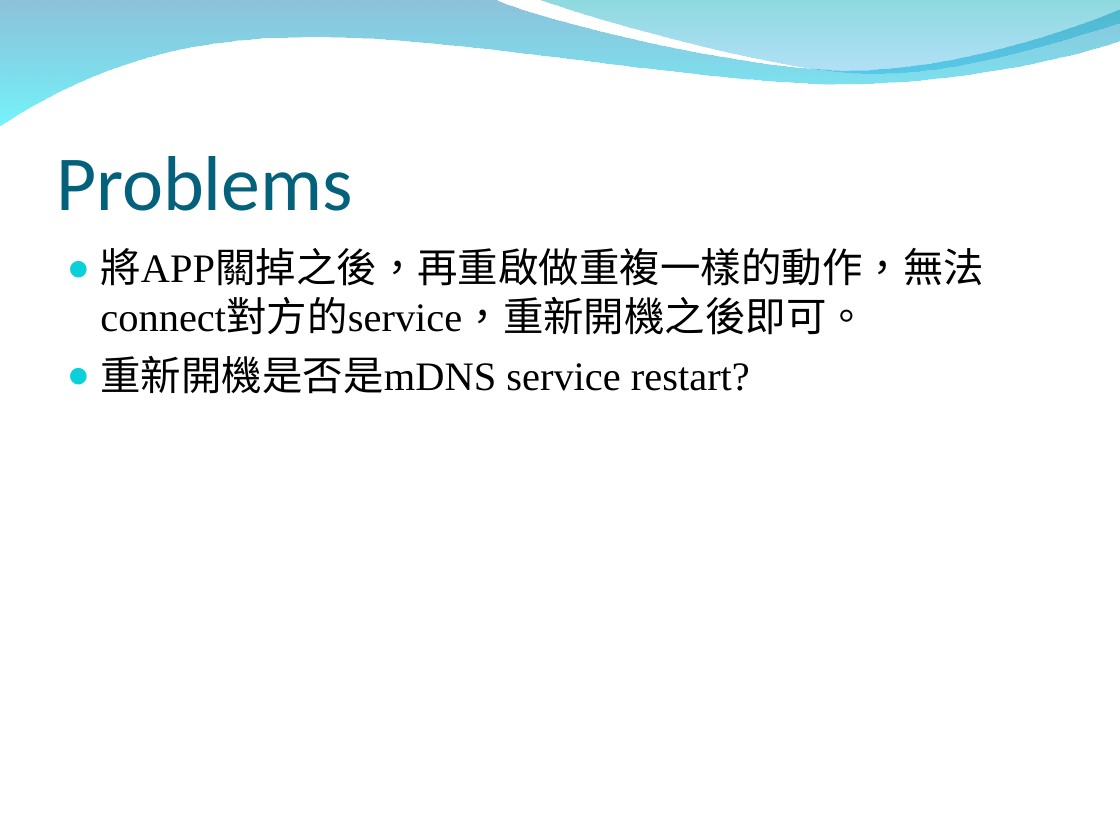
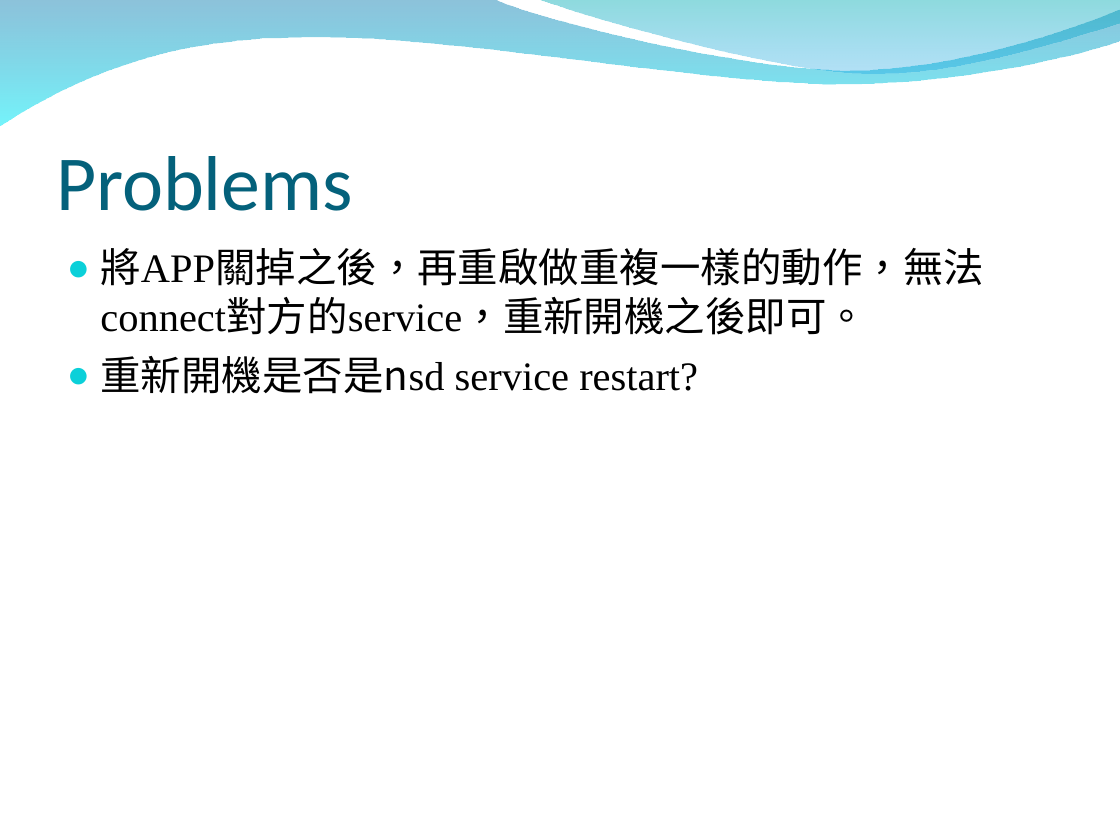
Before and after one commit to peter279k/regular_meeting, a slide deck: slide 17 of mDNS.ppt. Drawn at 1120x840 pixels with LibreOffice and Linux fonts; fonts in the diff are those of the drawing; background and template pictures are left out. Boxes give left, top, right and bottom in pixels: in the first picture for what was removed or moved away, otherwise in the second. Text is boxed around its words. In the diff, an @@ line names an element or a change of style, - is before the commit and + after.

```diff
--- a/mDNS.ppt
+++ b/mDNS.ppt
@@ text at (100, 356, 698, 394): text changed @@
-● 重新開機是否是mDNS service restart?
+● 重新開機是否是nsd service restart?
```
Also in this commit, not shown: 1 other slide changed.
